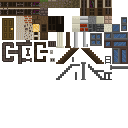
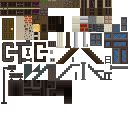
Two versions of the same layered image (128 × 128). Layer-by-layer changes:
added layer "Layer 20" above "Layer 19" over [24, 80, 56, 96]
added layer "Layer 19" above "Layer 18" over [1, 64, 72, 104]
